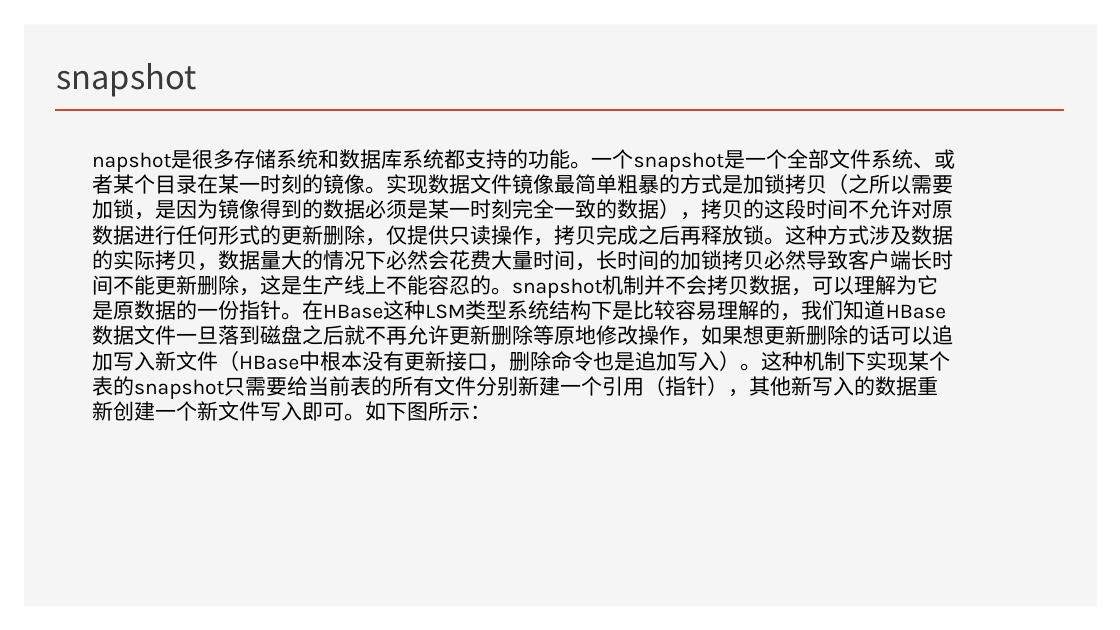
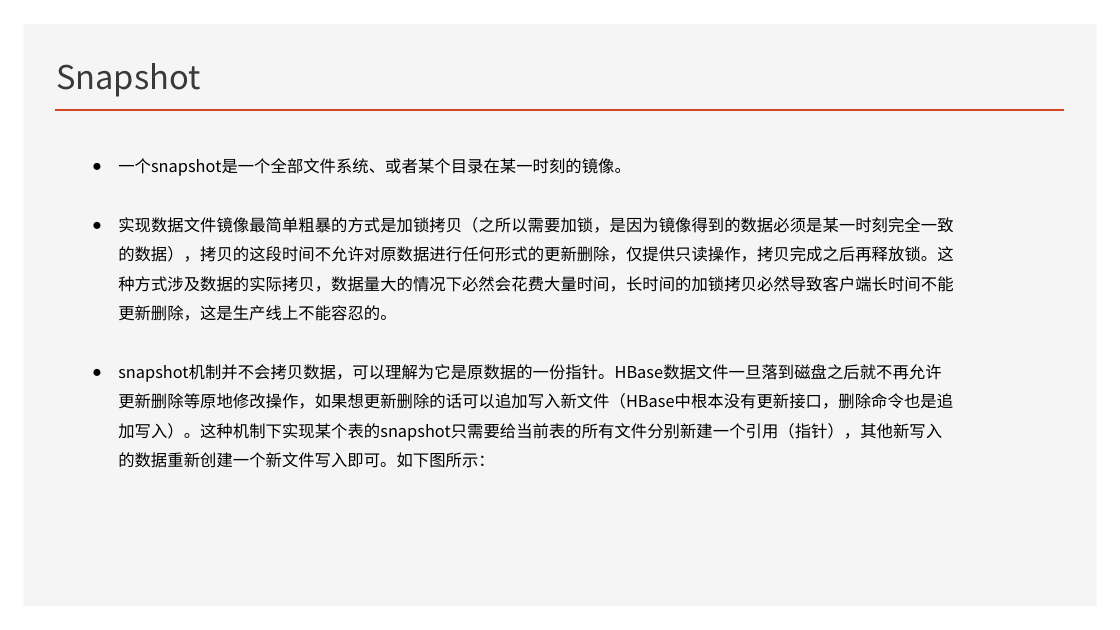
Before and after one commit to Zhangwusheng/Zhangwusheng.github.io, a slide deck: slide 54 of _posts/Hbase基本原理副本.pptx (slide 56 before the commit). Drawn at 1120x630 pixels with LibreOffice and Linux fonts; fonts in the diff are those of the drawing. Boxes give left, top, right and bottom in pixels: in the first picture for what was removed or moved away, otherwise in the second. Text is boxed around its words. In the diff, an @@ line names an element or a change of style, - is before the commit and + after.

```diff
--- a/_posts/Hbase基本原理副本.pptx
+++ b/_posts/Hbase基本原理副本.pptx
@@ title at [56,63,200,97]: text changed @@
-snapshot
+Snapshot
@@ text at [118,158,953,468]: text changed; size 18 to 14 pt; font Karla to Noto Sans CJK SC @@
-napshot是很多存储系统和数据库系统都支持的功能。一个snapshot是一个全部文件系统、或者某个目录在某一时刻的镜像。实现数据文件镜像最简单粗暴的方式是加锁拷贝（之所以需要加锁，是因为镜像得到的数据必须是某一时刻完全一致的数据），拷贝的这段时间不允许对原数据进行任何形式的更新删除，仅提供只读操作，拷贝完成之后再释放锁。这种方式涉及数据的实际拷贝，数据量大的情况下必然会花费大量时间，长时间的加锁拷贝必然导致客户端长时间不能更新删除，这是生产线上不能容忍的。snapshot机制并不会拷贝数据，可以理解为它是原数据的一份指针。在HBase这种LSM类型系统结构下是比较容易理解的，我们知道HBase数据文件一旦落到磁盘之后就不再允许更新删除等原地修改操作，如果想更新删除的话可以追加写入新文件（HBase中根本没有更新接口，删除命令也是追加写入）。这种机制下实现某个表的snapshot只需要给当前表的所有文件分别新建一个引用（指针），其他新写入的数据重新创建一个新文件写入即可。如下图所示：
+● 一个snapshot是一个全部文件系统、或者某个目录在某一时刻的镜像。
+● 实现数据文件镜像最简单粗暴的方式是加锁拷贝（之所以需要加锁，是因为镜像得到的数据必须是某一时刻完全一致的数据），拷贝的这段时间不允许对原数据进行任何形式的更新删除，仅提供只读操作，拷贝完成之后再释放锁。这种方式涉及数据的实际拷贝，数据量大的情况下必然会花费大量时间，长时间的加锁拷贝必然导致客户端长时间不能更新删除，这是生产线上不能容忍的。
+● snapshot机制并不会拷贝数据，可以理解为它是原数据的一份指针。HBase数据文件一旦落到磁盘之后就不再允许更新删除等原地修改操作，如果想更新删除的话可以追加写入新文件（HBase中根本没有更新接口，删除命令也是追加写入）。这种机制下实现某个表的snapshot只需要给当前表的所有文件分别新建一个引用（指针），其他新写入的数据重新创建一个新文件写入即可。如下图所示：
```
Also in this commit, not shown: 18 other slides changed, 3 slides removed.
